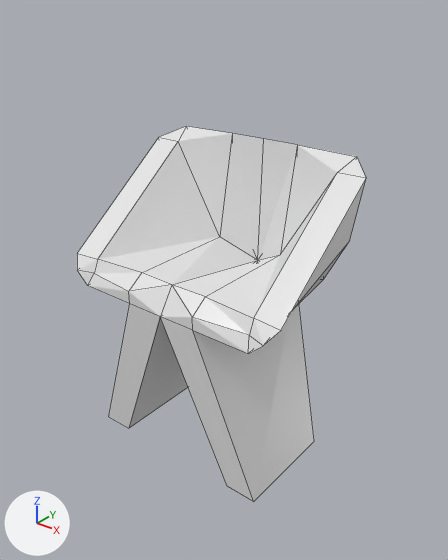
What one commit did to the Blender file ggj2021/Assets/3D/Props/chair/chair.blend.
Both versions are drawn from a 50 mm camera at (7.38, -8.29, 9.29) aimed at (0.17, 0.72, 3.71). Every picture has the same lights, and +X, +Y and +Z are marked at lower left. Mesh edges are drawn as thin lines.

Script lines for the objects in view, before the commit:
```python
mat_material = principled_material('Material')
mat_material.base_color = (0.8, 0.8, 0.8)  # white #e7e7e7
mat_material.roughness = 0.4
me_cube = bpy.data.meshes.new('Cube')
me_cube.from_pydata(...)  # 53 vertices, 60 faces; spans x -2.58..2.58, y -1.0..2.25, z -0.01..6.32
me_cube.materials.append(mat_material)  # white #e7e7e7
ob_chair = bpy.data.objects.new('chair', me_cube)
ob_chair.location = (0.0, 0.0, 0.0)
```
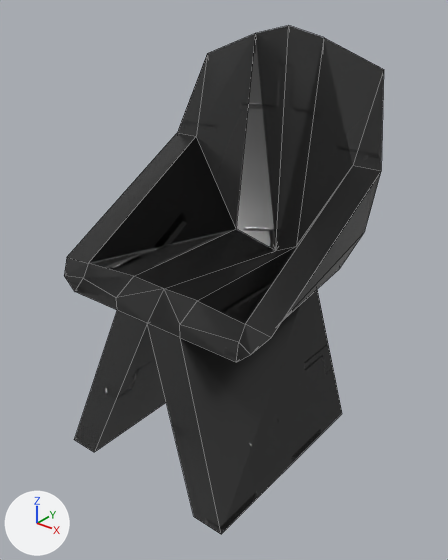
Commit message: chair 1

The change, as a list of edits to the scene's bpy script:
```text
Add img_light:
    img_light = load_image('light', 'light.png', 1024, 1024, 'sRGB')
Add img_normal:
    img_normal = load_image('normal', 'normal.png', 2048, 2048, 'sRGB')
Change mat_material:
    remove # nodes: BsdfPrincipled, OutputMaterial
    nodes: BsdfPrincipled, Mapping, Math, NormalMap, OutputMaterial, TexCoord, TexImage x2
    colours: black #2a2a2a, cyan #7fe4ff
    uses the picture img_light
    uses the picture img_normal
Change me_cube:
    used by ob_chair; location = (0.0, 0.0, 0.0)
    remove me_cube.from_pydata(...)  # 53 vertices, 60 faces; spans x -2.58..2.58, y -1.0..2.25, z -0.01..6.32
    add me_cube.from_pydata(...)  # 53 vertices, 62 faces; spans x -2.58..2.58, y -1.34..2.68, z -0.01..8.45
    me_cube part 1
    1 vertex is removed from x 0.0, y 2.25, z 6.32
    5 faces are deleted
    4 vertices in x -2.12..2.12, y -0.76, z -0.01 move by (0.0, -0.58, 0.0)
    11 vertices move from x -2.14..2.14, y 1.52..2.25, z -0.01..6.32 to x -2.14..2.14, y 2.08..2.68, z -0.01..8.27
    1 vertex is added at (0.0, 2.25, 8.45)
    7 new faces join them
    me_cube part 2: 55 kept faces spanning x -2.58..2.58, y -1.34..2.68, z -0.01..8.27 get new texture (UV) coordinates
Change ob_chair:
    ob_chair.scale: (1.0, 1.0, 1.0) -> (1.0, 1.34, 1.0)
```

Boxes [x1, y1, x2, y2] around the edits, measured in the pictures (448 x 560 px; the box of a moved part takes in the faces that stretch with it):
'chair', surface changed, reshaped, rescaled (white to black, 11% wider, 35% taller): before [77, 126, 366, 501]; after [64, 26, 384, 534]
part 1 of me_cube, moved or reshaped: before [109, 126, 366, 501]; after [74, 26, 384, 534]
part 2 of me_cube, surface changed (white to black): before [77, 137, 366, 354]; after [64, 133, 381, 362]
